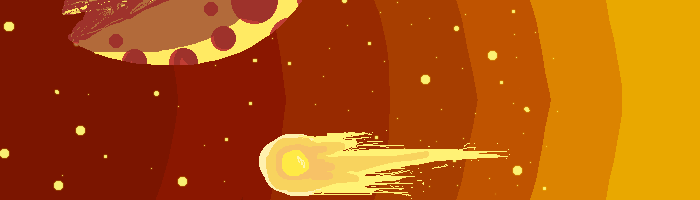
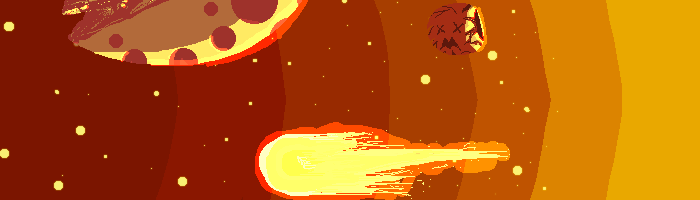
Comparing the layer stacks of the two (700, 200) images. Changes:
added layer "Layer 24" (color dodge) in group "Movable" over [67, 0, 510, 200]
added layer "Layer 23" (linear burn, 77%) in group "Movable" over [427, 3, 484, 55]
added layer "Layer 22" in group "Movable" over [427, 3, 484, 55]
painted on "Layer 21" over [299, 134, 460, 194]
